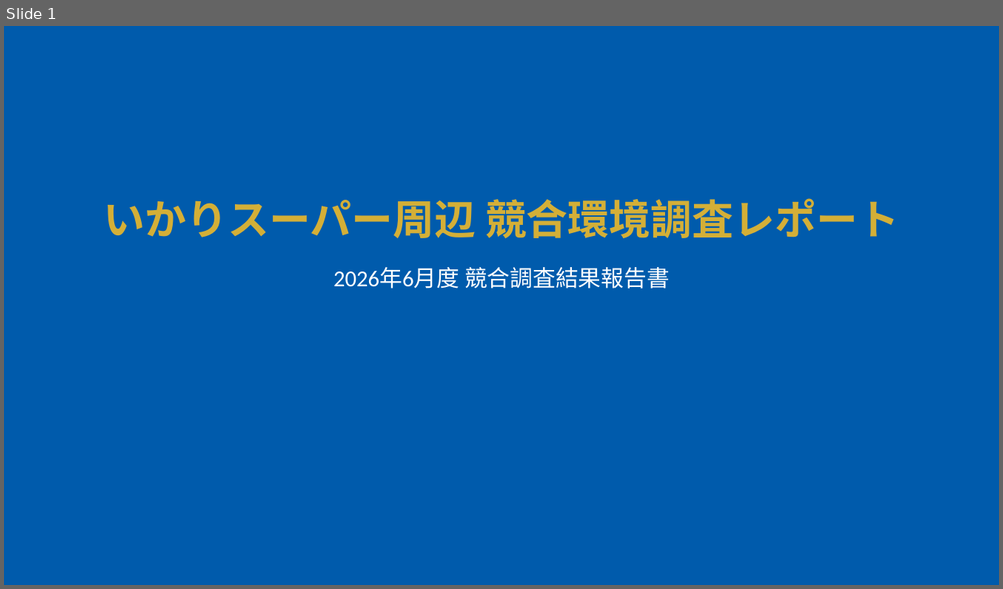
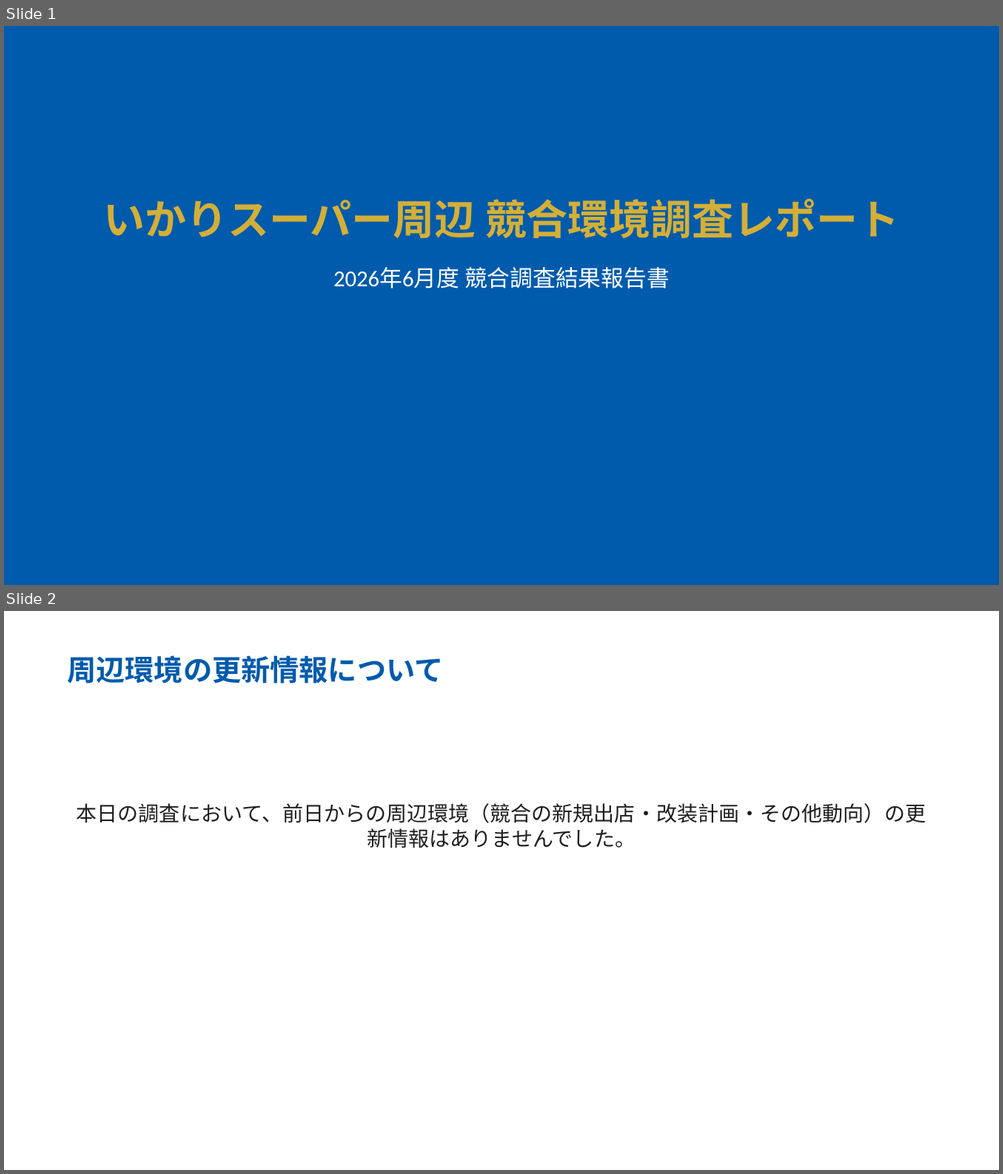
Before and after one commit to yutatbgt-bit/Competitive-research, a slide deck: report/2026_06_28_competitive_report_no_limit.pptx. Shown one above the other, each under a label of ours: slide 1 before the commit, slides 1 and 2 after it. The pictures are 1003x589 and 1003x1174 pixels, drawn with LibreOffice and Linux fonts; fonts in the diff are those of the drawing. Boxes give left, top, right and bottom in pixels: in the first picture for what was removed or moved away, otherwise in the second. Text is boxed around its words. In the diff, an @@ line names an element or a change of style, - is before the commit and + after.

```diff
--- a/report/2026_06_28_competitive_report_no_limit.pptx
+++ b/report/2026_06_28_competitive_report_no_limit.pptx
@@ slide 2 added at <box>4,611,999,1170</box>, background #FFFFFF @@
@@ text added at <box>68,655,444,684</box>, 28 pt, text #005BAC, bold @@
+周辺環境の更新情報について
@@ text added at <box>77,803,926,849</box>, 20 pt, text #1E1E1E @@
+本日の調査において、前日からの周辺環境（競合の新規出店・改装計画・その他動向）の更新情報はありませんでした。
```
Also in this commit, not shown: 6 slides removed, 4 other files.
